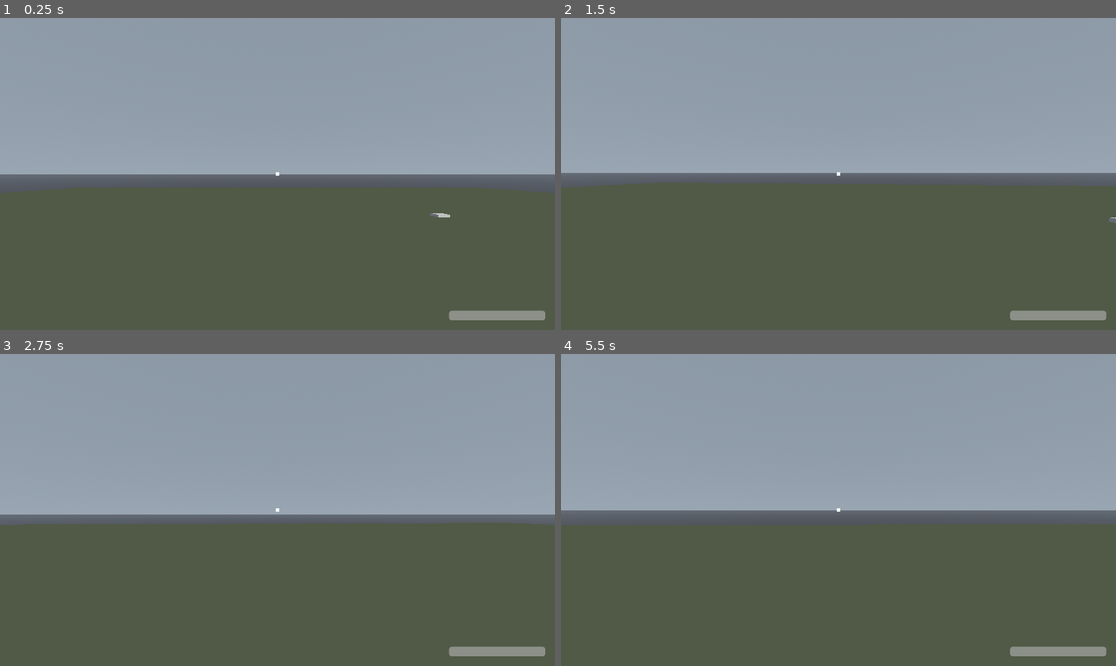
Above: before the commit, frames 1-4 (two rows, left to right).
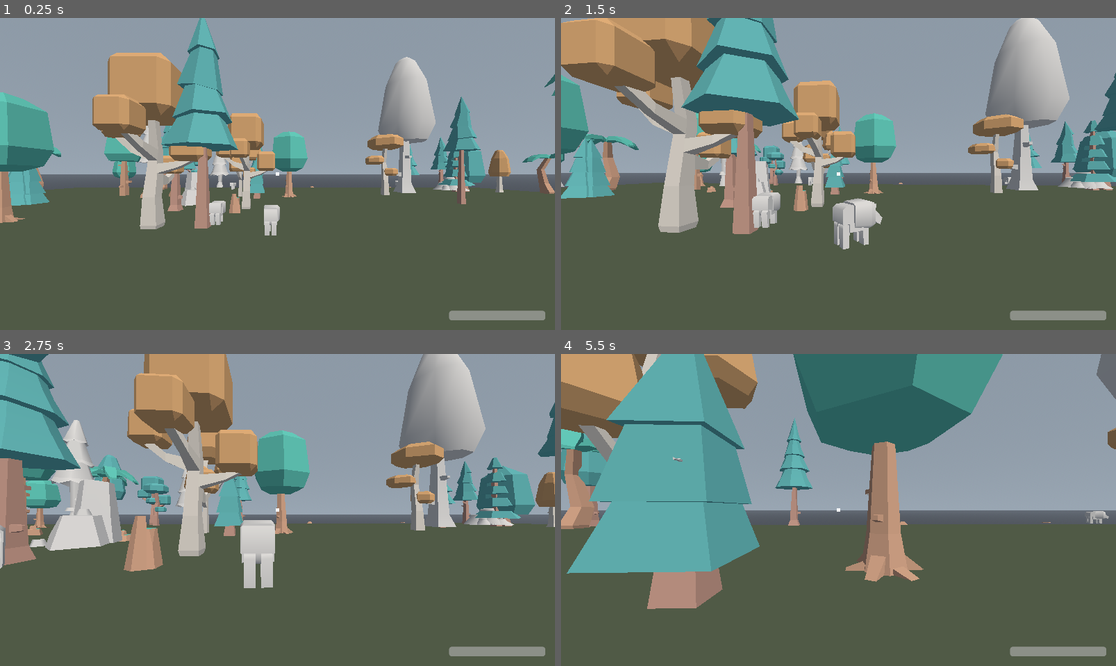
Above: after the commit, the same moments.

Repository: StevenGann/BiologyGame
Game: Godot game, scene res://main.tscn
Two runs of this game, one before a commit and one after it. Both use one fixed random seed, a clock stepped at 60 frames per second and the inputs below.
Inputs (mouse positions are in pixels of both pictures, inside the frame that each line leads up to):
- Up to frame 1 (0.25 s): no input
- Up to frame 2 (1.5 s): move the mouse to (866, 174) at 0.52 s; press the mouse at (866, 174) at 0.53 s; hold W (move_forward) from 0.53 s (still down); tap Space (jump) at 0.77 s; move the mouse to (810, 174) at 1.27 s; release the mouse at (810, 174) at 1.28 s; click (810, 174) at 1.35 s
- Up to frame 3 (2.75 s): keep holding W (move_forward); tap Space (jump) at 1.52 s; move the mouse to (288, 503) at 2.02 s; press the mouse at (288, 503) at 2.03 s
- Up to frame 4 (5.5 s): keep holding W (move_forward); move the mouse to (832, 516) at 2.77 s; release the mouse at (832, 516) at 2.78 s; click (832, 516) at 2.85 s; tap Space (jump) at 3.02, 3.77, 4.52 s; move the mouse to (877, 513) at 3.52 s; press the mouse at (877, 513) at 3.53 s; move the mouse to (794, 506) at 4.27 s; release the mouse at (794, 506) at 4.28 s; click (794, 506) at 4.35 s; move the mouse to (844, 510) at 5.02 s; press the mouse at (844, 510) at 5.03 s

The runs differ from the first frame. In frame 1, 21% of the frame differs, in the area x 0-100%, y 0-70%; in frame 2, 32%; in frame 3, 30%; in frame 4, 37%, in the area x 0-100%, y 0-82%.
Error before the commit: Parse Error: Cannot infer the type of "gravity_vec" variable because the value doesn't have a set type. (res://scripts/animals/animal_base.gd:31)

Commit message:
Basic FPS

Diff:
--- a/src/scenes/animals/animal_base.tscn
+++ b/src/scenes/animals/animal_base.tscn
@@ -1,25 +1,21 @@
 [gd_scene load_steps=4 format=3 uid="uid://dny3tv7q1um8w"]
 
 [ext_resource type="Script" path="res://scripts/animals/animal_base.gd" id="1_script"]
-[ext_resource type="ShaderMaterial" uid="uid://b5x8qm2n7hk4p" path="res://materials/ps1_material.tres" id="2_mat"]
+[ext_resource type="PackedScene" uid="uid://7tt6qdp4ovx5" path="res://assets/models/placeholders/animals/animal-bison.glb" id="2_bison"]
 
 [sub_resource type="CapsuleShape3D" id="CapsuleShape3D_body"]
-radius = 0.4
-height = 0.8
-
-[sub_resource type="BoxMesh" id="BoxMesh_body"]
-size = Vector3(1, 0.6, 1.8)
+radius = 0.5
+height = 1.2
 
 [node name="AnimalBase" type="CharacterBody3D"]
 collision_layer = 4
 collision_mask = 2
 script = ExtResource("1_script")
+use_ps1_effect = true
 
 [node name="CollisionShape3D" type="CollisionShape3D" parent="."]
-transform = Transform3D(1, 0, 0, 0, 1, 0, 0, 0, 1, 0, 0.4, 0)
+transform = Transform3D(1, 0, 0, 0, 1, 0, 0, 0, 1, 0, 0.6, 0)
 shape = SubResource("CapsuleShape3D_body")
 
-[node name="MeshInstance3D" type="MeshInstance3D" parent="."]
-transform = Transform3D(1, 0, 0, 0, 1, 0, 0, 0, 1, 0, 0.3, 0)
-material_override = ExtResource("2_mat")
-mesh = SubResource("BoxMesh_body")
+[node name="Model" parent="." instance=ExtResource("2_bison")]
+transform = Transform3D(0, 0, -2, 0, 2, 0, 2, 0, 0, 0, 0, 0)
--- /dev/null
+++ b/src/scenes/props/random_rock.tscn
@@ -0,0 +1,16 @@
+[gd_scene load_steps=3 format=3 uid="uid://c5yl3n9oqr8sx"]
+
+[ext_resource type="Script" path="res://scripts/props/random_rock.gd" id="1_script"]
+
+[sub_resource type="BoxShape3D" id="BoxShape3D_rock"]
+size = Vector3(1.5, 0.8, 1.5)
+
+[node name="RandomRock" type="StaticBody3D"]
+collision_layer = 2
+collision_mask = 0
+script = ExtResource("1_script")
+use_ps1_effect = true
+
+[node name="CollisionShape3D" type="CollisionShape3D" parent="."]
+transform = Transform3D(1, 0, 0, 0, 1, 0, 0, 0, 1, 0, 0.4, 0)
+shape = SubResource("BoxShape3D_rock")
--- /dev/null
+++ b/src/scenes/props/random_tree.tscn
@@ -0,0 +1,16 @@
+[gd_scene load_steps=3 format=3 uid="uid://b4xk2m8npq7rw"]
+
+[ext_resource type="Script" path="res://scripts/props/random_tree.gd" id="1_script"]
+
+[sub_resource type="BoxShape3D" id="BoxShape3D_tree"]
+size = Vector3(2, 4, 2)
+
+[node name="RandomTree" type="StaticBody3D"]
+collision_layer = 2
+collision_mask = 0
+script = ExtResource("1_script")
+use_ps1_effect = true
+
+[node name="CollisionShape3D" type="CollisionShape3D" parent="."]
+transform = Transform3D(1, 0, 0, 0, 1, 0, 0, 0, 1, 0, 2, 0)
+shape = SubResource("BoxShape3D_tree")
--- a/src/scenes/weapons/tranq_dart.tscn
+++ b/src/scenes/weapons/tranq_dart.tscn
@@ -1,13 +1,10 @@
 [gd_scene load_steps=3 format=3 uid="uid://bqm5tr7dart01"]
 
-[ext_resource type="ShaderMaterial" uid="uid://b5x8qm2n7hk4p" path="res://materials/ps1_material.tres" id="1_mat"]
-
-[sub_resource type="CapsuleMesh" id="CapsuleMesh_dart"]
-radius = 0.03
-height = 0.15
+[ext_resource type="PackedScene" uid="uid://b0j1p00vwch5u" path="res://assets/models/placeholders/items/weapon-sword.glb" id="1_sword"]
+[ext_resource type="Script" path="res://scripts/weapons/tranq_dart.gd" id="2_script"]
 
 [node name="TranqDart" type="Node3D"]
+script = ExtResource("2_script")
 
-[node name="MeshInstance3D" type="MeshInstance3D" parent="."]
-material_override = ExtResource("1_mat")
-mesh = SubResource("CapsuleMesh_dart")
+[node name="Model" parent="." instance=ExtResource("1_sword")]
+transform = Transform3D(0, 0, 0.4, 0, -0.4, 0, -0.4, 0, 0, 0, 0, 0)
--- a/src/scenes/world/test_terrain.tscn
+++ b/src/scenes/world/test_terrain.tscn
@@ -1,34 +1,12 @@
-[gd_scene load_steps=13 format=3 uid="uid://dq1rt5n9so0sy"]
+[gd_scene load_steps=4 format=3 uid="uid://dq1rt5n9so0sy"]
 
 [ext_resource type="ShaderMaterial" uid="uid://c2y9rn3o8il5q" path="res://materials/ps1_ground_material.tres" id="1_ground_mat"]
-[ext_resource type="ShaderMaterial" uid="uid://b5x8qm2n7hk4p" path="res://materials/ps1_material.tres" id="2_prop_mat"]
 
 [sub_resource type="PlaneMesh" id="PlaneMesh_ground"]
 size = Vector2(100, 100)
 
 [sub_resource type="BoxShape3D" id="BoxShape3D_ground"]
 size = Vector3(100, 0.5, 100)
-
-[sub_resource type="BoxMesh" id="BoxMesh_tree"]
-size = Vector3(1, 1, 1)
-
-[sub_resource type="BoxMesh" id="BoxMesh_rock"]
-size = Vector3(1, 0.5, 1)
-
-[sub_resource type="BoxShape3D" id="BoxShape3D_tree1"]
-size = Vector3(0.5, 2, 0.5)
-
-[sub_resource type="BoxShape3D" id="BoxShape3D_tree2"]
-size = Vector3(0.4, 1.8, 0.4)
-
-[sub_resource type="BoxShape3D" id="BoxShape3D_tree3"]
-size = Vector3(0.6, 2.2, 0.6)
-
-[sub_resource type="BoxShape3D" id="BoxShape3D_rock1"]
-size = Vector3(1, 0.5, 1)
-
-[sub_resource type="BoxShape3D" id="BoxShape3D_rock2"]
-size = Vector3(0.8, 0.4, 0.8)
 
 [node name="TestTerrain" type="Node3D"]
 
@@ -46,63 +24,3 @@
 shape = SubResource("BoxShape3D_ground")
 
 [node name="Props" type="Node3D" parent="."]
-
-[node name="Tree1" type="StaticBody3D" parent="Props"]
-transform = Transform3D(0.5, 0, 0, 0, 2, 0, 0, 0, 0.5, 10, 1, 8)
-collision_layer = 2
-collision_mask = 0
-
-[node name="MeshInstance3D" type="MeshInstance3D" parent="Props/Tree1"]
-mesh = SubResource("BoxMesh_tree")
-material_override = ExtResource("2_prop_mat")
-
-[node name="CollisionShape3D" type="CollisionShape3D" parent="Props/Tree1"]
-shape = SubResource("BoxShape3D_tree1")
-
-[node name="Tree2" type="StaticBody3D" parent="Props"]
-transform = Transform3D(0.4, 0, 0, 0, 1.8, 0, 0, 0, 0.4, -15, 0.9, 12)
-collision_layer = 2
-collision_mask = 0
-
-[node name="MeshInstance3D" type="MeshInstance3D" parent="Props/Tree2"]
-mesh = SubResource("BoxMesh_tree")
-material_override = ExtResource("2_prop_mat")
-
-[node name="CollisionShape3D" type="CollisionShape3D" parent="Props/Tree2"]
-shape = SubResource("BoxShape3D_tree2")
-
-[node name="Tree3" type="StaticBody3D" parent="Props"]
-transform = Transform3D(0.6, 0, 0, 0, 2.2, 0, 0, 0, 0.6, 20, 1.1, -10)
-collision_layer = 2
-collision_mask = 0
-
-[node name="MeshInstance3D" type="MeshInstance3D" parent="Props/Tree3"]
-mesh = SubResource("BoxMesh_tree")
-material_override = ExtResource("2_prop_mat")
-
-[node name="CollisionShape3D" type="CollisionShape3D" parent="Props/Tree3"]
-shape = SubResource("BoxShape3D_tree3")
-
-[node name="Rock1" type="StaticBody3D" parent="Props"]
-transform = Transform3D(1, 0, 0, 0, 0.5, 0, 0, 0, 1, -8, 0.25, 5)
-collision_layer = 2
-collision_mask = 0
-
-[node name="MeshInstance3D" type="MeshInstance3D" parent="Props/Rock1"]
-mesh = SubResource("BoxMesh_rock")
-material_override = ExtResource("2_prop_mat")
-
-[node name="CollisionShape3D" type="CollisionShape3D" parent="Props/Rock1"]
-shape = SubResource("BoxShape3D_rock1")
-
-[node name="Rock2" type="StaticBody3D" parent="Props"]
-transform = Transform3D(0.8, 0, 0, 0, 0.4, 0, 0, 0, 0.8, 12, 0.2, -15)
-collision_layer = 2
-collision_mask = 0
-
-[node name="MeshInstance3D" type="MeshInstance3D" parent="Props/Rock2"]
-mesh = SubResource("BoxMesh_rock")
-material_override = ExtResource("2_prop_mat")
-
-[node name="CollisionShape3D" type="CollisionShape3D" parent="Props/Rock2"]
-shape = SubResource("BoxShape3D_rock2")
--- a/src/scenes/world/world.tscn
+++ b/src/scenes/world/world.tscn
@@ -1,7 +1,7 @@
-[gd_scene load_steps=4 format=3 uid="uid://bw2su6o0tp1tz"]
+[gd_scene load_steps=5 format=3 uid="uid://bw2su6o0tp1tz"]
 
 [ext_resource type="PackedScene" uid="uid://dq1rt5n9so0sy" path="res://scenes/world/test_terrain.tscn" id="1_terrain"]
-[ext_resource type="PackedScene" uid="uid://dny3tv7q1um8w" path="res://scenes/animals/animal_base.tscn" id="2_animal"]
+[ext_resource type="Script" path="res://scripts/world/world_populator.gd" id="2_populator"]
 
 [node name="World" type="Node3D"]
 
@@ -11,11 +11,8 @@
 
 [node name="Animals" type="Node3D" parent="."]
 
-[node name="Animal1" parent="Animals" instance=ExtResource("2_animal")]
-transform = Transform3D(1, 0, 0, 0, 1, 0, 0, 0, 1, 5, 0.3, 5)
-
-[node name="Animal2" parent="Animals" instance=ExtResource("2_animal")]
-transform = Transform3D(0.866025, 0, 0.5, 0, 1, 0, -0.5, 0, 0.866025, -8, 0.3, 12)
-
-[node name="Animal3" parent="Animals" instance=ExtResource("2_animal")]
-transform = Transform3D(0.5, 0, -0.866025, 0, 1, 0, 0.866025, 0, 0.5, 15, 0.3, -8)
+[node name="WorldPopulator" type="Node3D" parent="."]
+script = ExtResource("2_populator")
+tree_count = 90
+rock_count = 24
+animal_count = 8
--- a/src/scripts/animals/animal_base.gd
+++ b/src/scripts/animals/animal_base.gd
@@ -1,9 +1,12 @@
 extends CharacterBody3D
+
+const PS1MaterialBuilder = preload("res://scripts/props/ps1_material_builder.gd")
 
 signal animal_defeated
 
 enum State { WANDERING, PANICKING }
 
+@export var use_ps1_effect: bool = true
 @export var max_health: int = 2
 @export var wander_speed: float = 0.8
 @export var panic_speed: float = 4.0
@@ -23,12 +26,14 @@
 
 func _ready() -> void:
 	health = max_health
+	if use_ps1_effect:
+		_apply_ps1_to_model($Model)
 	_pick_new_wander_target()
 	_wander_timer = randf_range(wander_pause_min, wander_pause_max)
 
 
 func _physics_process(delta: float) -> void:
-	var gravity_vec := Vector3.DOWN * ProjectSettings.get_setting("physics/3d/default_gravity")
+	var gravity_vec: Vector3 = Vector3.DOWN * ProjectSettings.get_setting("physics/3d/default_gravity")
 	velocity.y += gravity_vec.y * delta
 	_update_state(delta)
 	_apply_movement(delta)
@@ -46,6 +51,20 @@
 func _defeat() -> void:
 	animal_defeated.emit()
 	queue_free()
+
+
+func _apply_ps1_to_model(node: Node) -> void:
+	if node is MeshInstance3D:
+		var mi := node as MeshInstance3D
+		var mesh := mi.mesh
+		if mesh:
+			for surf_idx in mesh.get_surface_count():
+				var orig_mat := mesh.surface_get_material(surf_idx)
+				if orig_mat:
+					var shader_mat := PS1MaterialBuilder.create_from_material(orig_mat)
+					mi.set_surface_override_material(surf_idx, shader_mat)
+	for child in node.get_children():
+		_apply_ps1_to_model(child)
 
 
 func _update_state(delta: float) -> void:
--- a/src/scripts/player/player.gd
+++ b/src/scripts/player/player.gd
@@ -4,7 +4,7 @@
 const JUMP_VELOCITY := 4.5
 const MOUSE_SENSITIVITY := 0.002
 const CAMERA_PITCH_LIMIT := deg_to_rad(89.0)
-const DART_HALF_LENGTH := 0.075
+const DART_OFFSET := 0.08
 
 @onready var camera: Camera3D = $Camera3D
 @onready var raycast: RayCast3D = $Camera3D/RayCast3D
@@ -83,7 +83,7 @@
 		collider.take_damage(1)
 
 
-func _place_tranq_dart(hit_point: Vector3, hit_normal: Vector3, collider: Node) -> void:
+func _place_tranq_dart(hit_point: Vector3, _hit_normal: Vector3, collider: Node) -> void:
 	var dart := _tranq_dart_scene.instantiate() as Node3D
 	var dart_parent: Node3D
 
@@ -96,6 +96,12 @@
 			dart_parent = get_tree().current_scene as Node3D
 
 	dart_parent.add_child(dart)
-	dart.global_position = hit_point + hit_normal * DART_HALF_LENGTH
-	var up_hint := Vector3.RIGHT if abs(hit_normal.dot(Vector3.UP)) > 0.99 else Vector3.UP
-	dart.look_at(hit_point + hit_normal, up_hint)
+	var ray_origin := raycast.global_position
+	var dir_toward_player := (ray_origin - hit_point).normalized()
+	dart.global_position = hit_point + dir_toward_player * DART_OFFSET
+	var up_hint: Vector3
+	if abs(dir_toward_player.dot(Vector3.UP)) > 0.99:
+		up_hint = Vector3.FORWARD if abs(dir_toward_player.dot(Vector3.FORWARD)) < 0.99 else Vector3.RIGHT
+	else:
+		up_hint = Vector3.UP
+	dart.global_transform = Transform3D(Basis.looking_at(dir_toward_player, up_hint), dart.global_position)
--- /dev/null
+++ b/src/scripts/props/ps1_material_builder.gd
@@ -0,0 +1,17 @@
+extends RefCounted
+## Builds a PS1-style ShaderMaterial that preserves the original material's texture and colors.
+
+const PS1_SHADER := preload("res://shaders/ps1_style.gdshader")
+
+
+static func create_from_material(original: Material) -> ShaderMaterial:
+	var shader_mat := ShaderMaterial.new()
+	shader_mat.shader = PS1_SHADER
+
+	if original is BaseMaterial3D:
+		var base := original as BaseMaterial3D
+		if base.albedo_texture:
+			shader_mat.set_shader_parameter("albedo", base.albedo_texture)
+		shader_mat.set_shader_parameter("albedo_color", base.albedo_color)
+
+	return shader_mat
--- /dev/null
+++ b/src/scripts/props/random_rock.gd
@@ -0,0 +1,93 @@
+extends StaticBody3D
+
+const PS1MaterialBuilder = preload("res://scripts/props/ps1_material_builder.gd")
+
+@export var models_folder: String = "res://assets/models/placeholders/terrain/"
+@export var model_scale: float = 2.5
+@export var scale_variation: float = 0.5
+@export var use_ps1_effect: bool = true
+
+var _model_scenes: Array[PackedScene] = []
+
+
+func _ready() -> void:
+	_load_models()
+	_spawn_model()
+
+
+func _load_models() -> void:
+	var dir := DirAccess.open(models_folder)
+	if dir == null:
+		push_error("RandomRock: Cannot open folder: %s" % models_folder)
+		return
+	dir.list_dir_begin()
+	var file := dir.get_next()
+	while file != "":
+		if (file.begins_with("rock") or file.begins_with("rocks")) and file.ends_with(".glb") and not dir.current_is_dir():
+			var scene := load(models_folder.path_join(file)) as PackedScene
+			if scene:
+				_model_scenes.append(scene)
+		file = dir.get_next()
+	dir.list_dir_end()
+
+
+func _apply_ps1_with_original_colors(node: Node) -> void:
+	if node is MeshInstance3D:
+		var mi := node as MeshInstance3D
+		var mesh := mi.mesh
+		if mesh:
+			for surf_idx in mesh.get_surface_count():
+				var orig_mat := mesh.surface_get_material(surf_idx)
+				if orig_mat:
+					var shader_mat := PS1MaterialBuilder.create_from_material(orig_mat)
+					mi.set_surface_override_material(surf_idx, shader_mat)
+	for child in node.get_children():
+		_apply_ps1_with_original_colors(child)
+
+
+func _create_trimesh_collision(model: Node3D) -> void:
+	var all_faces: PackedVector3Array = []
+	_collect_mesh_faces(model, all_faces)
+	if all_faces.is_empty():
+		return
+
+	var shape := ConcavePolygonShape3D.new()
+	shape.set_faces(all_faces)
+
+	var col_shape := get_node_or_null("CollisionShape3D") as CollisionShape3D
+	if col_shape:
+		col_shape.shape = shape
+		col_shape.transform = Transform3D.IDENTITY
+
+
+func _collect_mesh_faces(node: Node3D, faces: PackedVector3Array) -> void:
+	if node is MeshInstance3D:
+		var mesh_instance := node as MeshInstance3D
+		var mesh := mesh_instance.mesh
+		if mesh:
+			var mesh_faces := mesh.get_faces()
+			var xform := global_transform.affine_inverse() * mesh_instance.global_transform
+			for i in mesh_faces.size():
+				faces.append(xform * mesh_faces[i])
+	for child in node.get_children():
+		if child is Node3D:
+			_collect_mesh_faces(child as Node3D, faces)
+
+
+func _spawn_model() -> void:
+	if _model_scenes.is_empty():
+		return
+
+	var pos := global_position
+	var seed_val := int(hash(Vector3i(int(pos.x), int(pos.y), int(pos.z))))
+	seed(seed_val)
+	var idx := randi() % _model_scenes.size()
+	var scale_mult := 1.0 + randf_range(-scale_variation, scale_variation)
+
+	var model := _model_scenes[idx].instantiate() as Node3D
+	model.scale = Vector3.ONE * model_scale * scale_mult
+	add_child(model)
+	if use_ps1_effect:
+		_apply_ps1_with_original_colors(model)
+
+	_create_trimesh_collision(model)
--- /dev/null
+++ b/src/scripts/props/random_tree.gd
@@ -0,0 +1,93 @@
+extends StaticBody3D
+
+const PS1MaterialBuilder = preload("res://scripts/props/ps1_material_builder.gd")
+
+@export var models_folder: String = "res://assets/models/placeholders/trees/"
+@export var model_scale: float = 3.5
+@export var scale_variation: float = 0.5
+@export var use_ps1_effect: bool = true
+
+var _model_scenes: Array[PackedScene] = []
+
+
+func _ready() -> void:
+	_load_models()
+	_spawn_model()
+
+
+func _load_models() -> void:
+	var dir := DirAccess.open(models_folder)
+	if dir == null:
+		push_error("RandomTree: Cannot open folder: %s" % models_folder)
+		return
+	dir.list_dir_begin()
+	var file := dir.get_next()
+	while file != "":
+		if file.ends_with(".glb") and not dir.current_is_dir():
+			var scene := load(models_folder.path_join(file)) as PackedScene
+			if scene:
+				_model_scenes.append(scene)
+		file = dir.get_next()
+	dir.list_dir_end()
+
+
+func _apply_ps1_with_original_colors(node: Node) -> void:
+	if node is MeshInstance3D:
+		var mi := node as MeshInstance3D
+		var mesh := mi.mesh
+		if mesh:
+			for surf_idx in mesh.get_surface_count():
+				var orig_mat := mesh.surface_get_material(surf_idx)
+				if orig_mat:
+					var shader_mat := PS1MaterialBuilder.create_from_material(orig_mat)
+					mi.set_surface_override_material(surf_idx, shader_mat)
+	for child in node.get_children():
+		_apply_ps1_with_original_colors(child)
+
+
+func _create_trimesh_collision(model: Node3D) -> void:
+	var all_faces: PackedVector3Array = []
+	_collect_mesh_faces(model, all_faces)
+	if all_faces.is_empty():
+		return
+
+	var shape := ConcavePolygonShape3D.new()
+	shape.set_faces(all_faces)
+
+	var col_shape := get_node_or_null("CollisionShape3D") as CollisionShape3D
+	if col_shape:
+		col_shape.shape = shape
+		col_shape.transform = Transform3D.IDENTITY
+
+
+func _collect_mesh_faces(node: Node3D, faces: PackedVector3Array) -> void:
+	if node is MeshInstance3D:
+		var mesh_instance := node as MeshInstance3D
+		var mesh := mesh_instance.mesh
+		if mesh:
+			var mesh_faces := mesh.get_faces()
+			var xform := global_transform.affine_inverse() * mesh_instance.global_transform
+			for i in mesh_faces.size():
+				faces.append(xform * mesh_faces[i])
+	for child in node.get_children():
+		if child is Node3D:
+			_collect_mesh_faces(child as Node3D, faces)
+
+
+func _spawn_model() -> void:
+	if _model_scenes.is_empty():
+		return
+
+	var pos := global_position
+	var seed_val := int(hash(Vector3i(int(pos.x), int(pos.y), int(pos.z))))
+	seed(seed_val)
+	var idx := randi() % _model_scenes.size()
+	var scale_mult := 2.0 + randf_range(-scale_variation, scale_variation)
+
+	var model := _model_scenes[idx].instantiate() as Node3D
+	model.scale = Vector3.ONE * model_scale * scale_mult
+	add_child(model)
+	if use_ps1_effect:
+		_apply_ps1_with_original_colors(model)
+
+	_create_trimesh_collision(model)
--- /dev/null
+++ b/src/scripts/weapons/tranq_dart.gd
@@ -0,0 +1,21 @@
+extends Node3D
+
+const PS1MaterialBuilder = preload("res://scripts/props/ps1_material_builder.gd")
+
+
+func _ready() -> void:
+	_apply_ps1_to_model($Model)
+
+
+func _apply_ps1_to_model(node: Node) -> void:
+	if node is MeshInstance3D:
+		var mi := node as MeshInstance3D
+		var mesh := mi.mesh
+		if mesh:
+			for surf_idx in mesh.get_surface_count():
+				var orig_mat := mesh.surface_get_material(surf_idx)
+				if orig_mat:
+					var shader_mat := PS1MaterialBuilder.create_from_material(orig_mat)
+					mi.set_surface_override_material(surf_idx, shader_mat)
+	for child in node.get_children():
+		_apply_ps1_to_model(child)
--- /dev/null
+++ b/src/scripts/world/world_populator.gd
@@ -0,0 +1,93 @@
+extends Node3D
+## Spawns trees, rocks, and animals across the terrain at runtime.
+## Uses a seed for reproducible placement.
+
+@export var tree_count: int = 1000
+@export var rock_count: int = 250
+@export var animal_count: int = 20
+@export var terrain_half_size: float = 50.0
+@export var spawn_seed: int = 12345
+@export var clear_radius: float = 8.0
+
+@export var tree_scene: PackedScene = preload("res://scenes/props/random_tree.tscn")
+@export var rock_scene: PackedScene = preload("res://scenes/props/random_rock.tscn")
+@export var animal_scene: PackedScene = preload("res://scenes/animals/animal_base.tscn")
+
+var _rng: RandomNumberGenerator
+
+
+func _ready() -> void:
+	_rng = RandomNumberGenerator.new()
+	_rng.seed = spawn_seed
+
+	if tree_scene and rock_scene:
+		_populate_props()
+	if animal_scene:
+		_populate_animals()
+
+
+func _get_random_position() -> Vector3:
+	var x := _rng.randf_range(-terrain_half_size, terrain_half_size)
+	var z := _rng.randf_range(-terrain_half_size, terrain_half_size)
+	return Vector3(x, 0.0, z)
+
+
+func _is_clear_of_spawn(pos: Vector3) -> bool:
+	var spawn := Vector3(0.0, 0.0, 0.0)
+	return pos.distance_to(spawn) >= clear_radius
+
+
+func _populate_props() -> void:
+	var props := get_parent().get_node_or_null("TestTerrain/Props") as Node3D
+	if not props:
+		push_error("WorldPopulator: Props node not found")
+		return
+
+	var positions: Array[Vector3] = []
+	var needed := tree_count + rock_count
+	var max_attempts := needed * 10
+	for i in max_attempts:
+		if positions.size() >= needed:
+			break
+		var pos := _get_random_position()
+		if _is_clear_of_spawn(pos):
+			positions.append(pos)
+
+	while positions.size() < needed:
+		positions.append(_get_random_position())
+
+	var tree_positions: Array[Vector3] = []
+	var rock_positions: Array[Vector3] = []
+	for i in tree_count:
+		tree_positions.append(positions[i])
+	for i in rock_count:
+		rock_positions.append(positions[tree_count + i])
+
+	for pos in tree_positions:
+		var tree := tree_scene.instantiate() as Node3D
+		tree.global_position = pos
+		props.add_child(tree)
+
+	for pos in rock_positions:
+		var rock := rock_scene.instantiate() as Node3D
+		rock.global_position = pos
+		props.add_child(rock)
+
+
+func _populate_animals() -> void:
+	var animals := get_parent().get_node_or_null("Animals") as Node3D
+	if not animals:
+		push_error("WorldPopulator: Animals node not found")
+		return
+
+	for i in animal_count:
+		var pos := _get_random_position()
+		var attempts := 0
+		while not _is_clear_of_spawn(pos) and attempts < 20:
+			pos = _get_random_position()
+			attempts += 1
+
+		var animal := animal_scene.instantiate() as Node3D
+		pos.y = 0.3
+		animal.global_position = pos
+		animals.add_child(animal)
--- a/src/shaders/ps1_style.gdshader
+++ b/src/shaders/ps1_style.gdshader
@@ -36,8 +36,9 @@
 void fragment() {
 	vec4 texture_color = texture(albedo, UV);
 	vec4 color_base = albedo_color;
+	vec4 vertex_color = COLOR;
 
-	ALBEDO = (color_base * texture_color).rgb;
-	ALPHA = texture_color.a * color_base.a;
+	ALBEDO = (color_base * texture_color * vertex_color).rgb;
+	ALPHA = texture_color.a * color_base.a * vertex_color.a;
 	ALPHA_SCISSOR_THRESHOLD = alpha_scissor;
 }
Binary file added: src/assets/models/placeholders/animals/animal-bison.glb
Not shown, added: src/assets/models/placeholders/animals/animal-bison.glb.import
Binary file added: src/assets/models/placeholders/animals/animal-dog.glb
Not shown, added: src/assets/models/placeholders/animals/animal-dog.glb.import
Binary file added: src/assets/models/placeholders/animals/animal-horse.glb
Not shown, added: src/assets/models/placeholders/animals/animal-horse.glb.import
Binary file added: src/assets/models/placeholders/items/apple.glb
Not shown, added: src/assets/models/placeholders/items/apple.glb.import
Binary file added: src/assets/models/placeholders/items/bag.glb
Not shown, added: src/assets/models/placeholders/items/bag.glb.import
Binary file added: src/assets/models/placeholders/items/beet.glb
Not shown, added: src/assets/models/placeholders/items/beet.glb.import
(and 355 more such lines)
